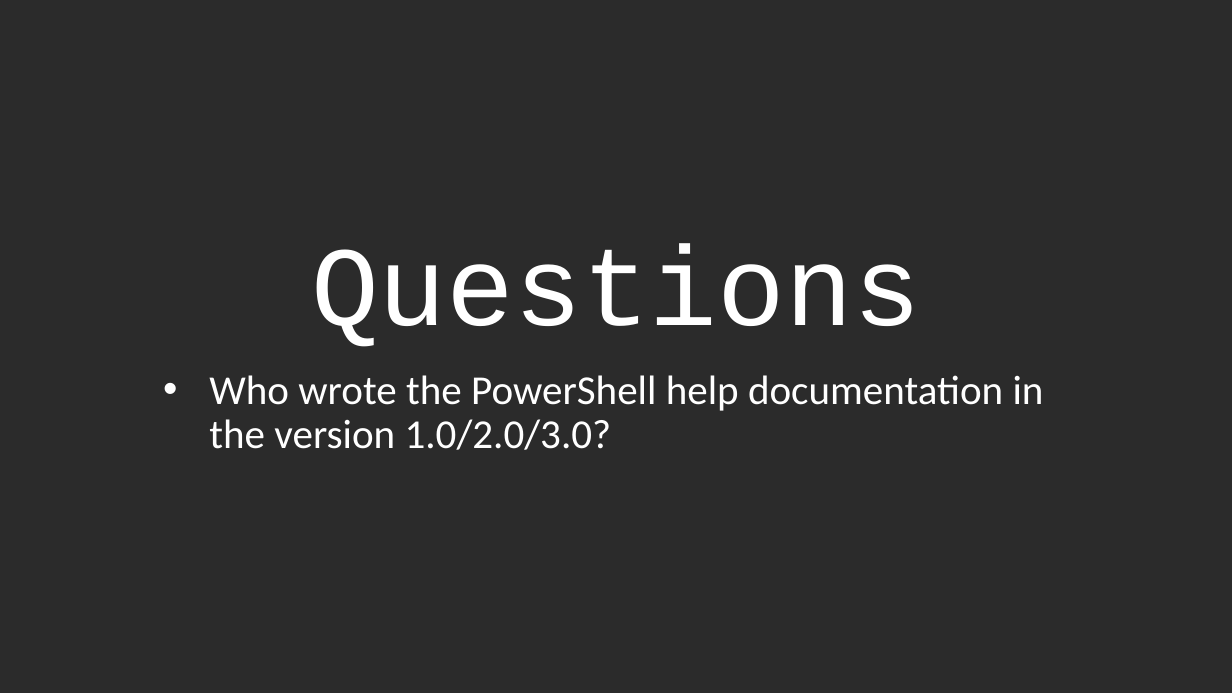
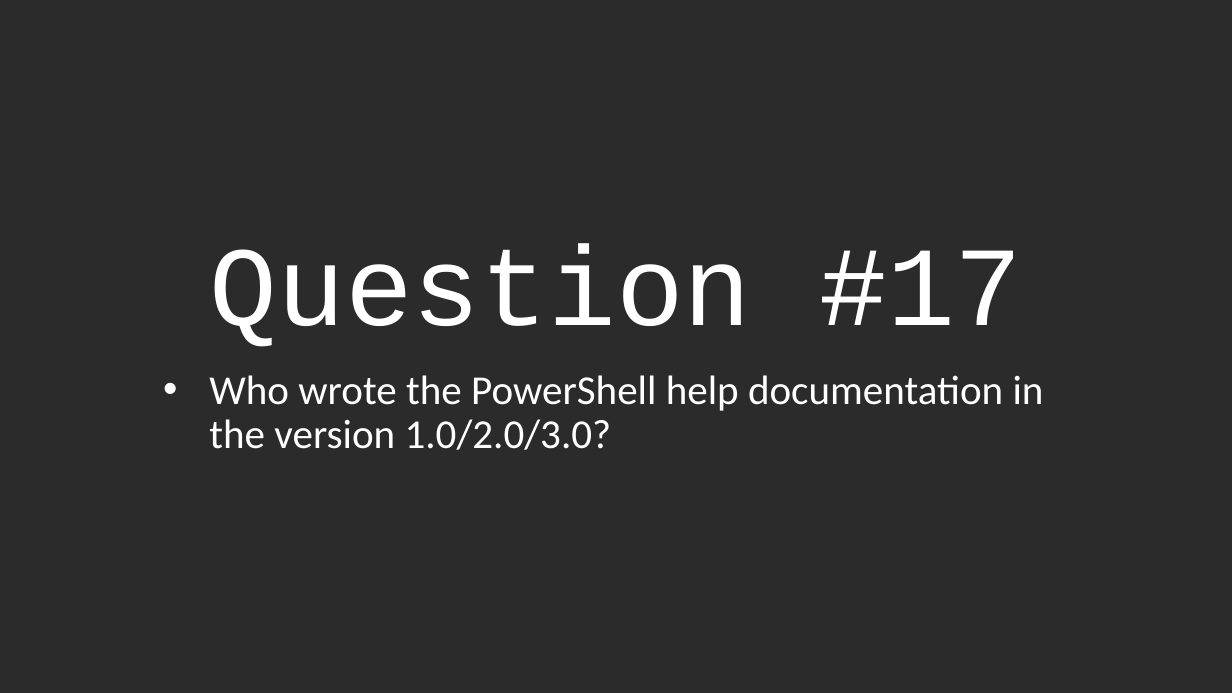
Before and after one commit to jaapbrasser/Events, a slide deck: slide 22 of DuPSuG_PowerShell_Saturday_2016_05_21/PowerQuiz/PowerQuiz.pptx. Drawn at 1232x693 pixels with LibreOffice and Linux fonts; fonts in the diff are those of the drawing; background and template pictures are left out; a plain dark background stands for a picture behind light text. Boxes give left, top, right and bottom in pixels: in the first picture for what was removed or moved away, otherwise in the second. Text is boxed around its words. In the diff, an @@ line names an element or a change of style, - is before the commit and + after.

```diff
--- a/DuPSuG_PowerShell_Saturday_2016_05_21/PowerQuiz/PowerQuiz.pptx
+++ b/DuPSuG_PowerShell_Saturday_2016_05_21/PowerQuiz/PowerQuiz.pptx
@@ title at box(210, 244, 1022, 347): text changed @@
-Questions
+Question #17
```
Also in this commit, not shown: 21 other slides changed, 1 other file.
